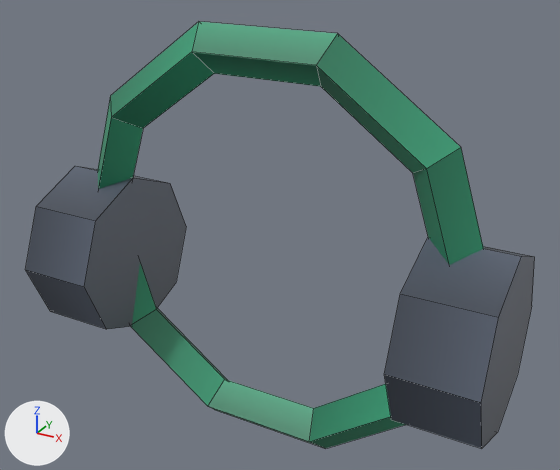
Renders of the FBX model art/export/dt_headphones.fbx from each side of a commit.
Rendered twice from a 50 mm lens placed at (0.716, -1.247, 1.108), pointed at (0.017, 0.024, 0.473). The axes (+X, +Y, +Z) are drawn at lower left. The lights are the same throughout. The first picture is the older version. Mesh edges are drawn as thin lines.

The older version as bpy lines, for what is in view:
```python
me_dt_headphones = bpy.data.meshes.new('dt_headphones')
me_dt_headphones.from_pydata(...)  # 72 vertices, 60 faces; spans x -0.5..0.5, y -0.183..0.183, z 0.0..0.888
me_dt_headphones.materials.append(mat_palette)  # picture img_palette_png
# before: 41 (-0.333, 0.183, 0.36) at pixel (186, 226), 43 (-0.333, 0.13, 0.231) at pixel (176, 282), 45 (-0.333, 0.0, 0.177), 47 (-0.333, -0.13, 0.231) at pixel (106, 329), 49 (-0.333, -0.183, 0.36) at pixel (84, 286)
# before: 51 (-0.333, -0.13, 0.49) at pixel (95, 220), 53 (-0.333, 0.0, 0.544) at pixel (133, 177), 55 (-0.333, 0.13, 0.49) at pixel (170, 183)
ob_dt_headphones = bpy.data.objects.new('dt_headphones', me_dt_headphones)
ob_dt_headphones.location = (0.0, 0.0, 0.0)
```
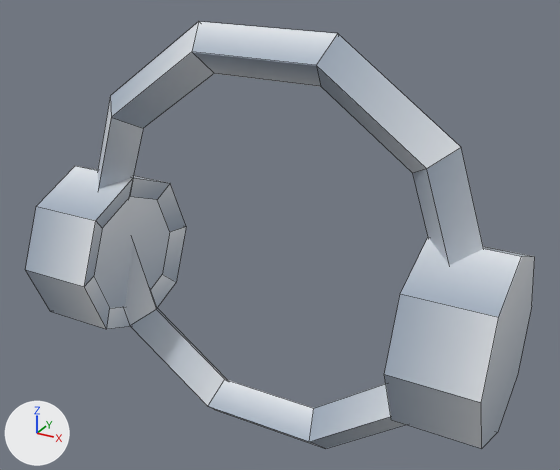
What differs and where, as boxes (x1, y1, x2, y2) in the pictures (560 x 470 px):
part 1 of me_dt_headphones, cut back: (84, 178, 186, 329) in both
part 2 of me_dt_headphones, surface changed (lighter): (26, 22, 535, 448) in both

Patch to the scene script:
```diff
--- a/art/export/dt_headphones.fbx.py
+++ b/art/export/dt_headphones.fbx.py
@@ me_dt_headphones @@
 # used by ob_dt_headphones; location = (0.0, 0.0, 0.0)
 # verts and faces of me_dt_headphones; kept vertices keep their numbers, new ones are numbered from 72
-me_dt_headphones.from_pydata(...)  # 72 vertices, 60 faces; spans x -0.5..0.5, y -0.183..0.183, z 0.0..0.888
+me_dt_headphones.from_pydata(...)  # 80 vertices, 68 faces; spans x -0.5..0.5, y -0.183..0.183, z 0.0..0.888
+# me_dt_headphones part 1
+delete_faces([(41, 55, 53, 51, 49, 47, 45, 43)])
+verts[72] = (-0.348, 0.137, 0.36)  # pixel (169, 231)
+verts[73] = (-0.348, 0.097, 0.264)  # pixel (162, 274)
+verts[74] = (-0.348, 0.097, 0.457)  # pixel (157, 199)
+verts[75] = (-0.348, 0.0, 0.497)  # pixel (129, 196)
+verts[76] = (-0.348, -0.097, 0.457)  # pixel (102, 228)
+verts[77] = (-0.348, -0.137, 0.36)  # pixel (93, 276)
+verts[78] = (-0.348, -0.097, 0.264)  # pixel (109, 308)
+verts[79] = (-0.348, 0.0, 0.224)
+faces += [(49, 77, 76, 51), (43, 73, 79, 45), (51, 76, 75, 53), (72, 74, 75, 76, 77, 78, 79, 73), (45, 79, 78, 47), (53, 75, 74, 55)]
+faces += [(41, 55, 74, 72), (41, 72, 73, 43), (47, 78, 77, 49)]
+# me_dt_headphones part 2: 59 kept faces spanning x -0.5..0.5, y -0.183..0.183, z 0.0..0.888 get new texture (UV) coordinates
 me_dt_headphones.materials.append(mat_palette)
```
